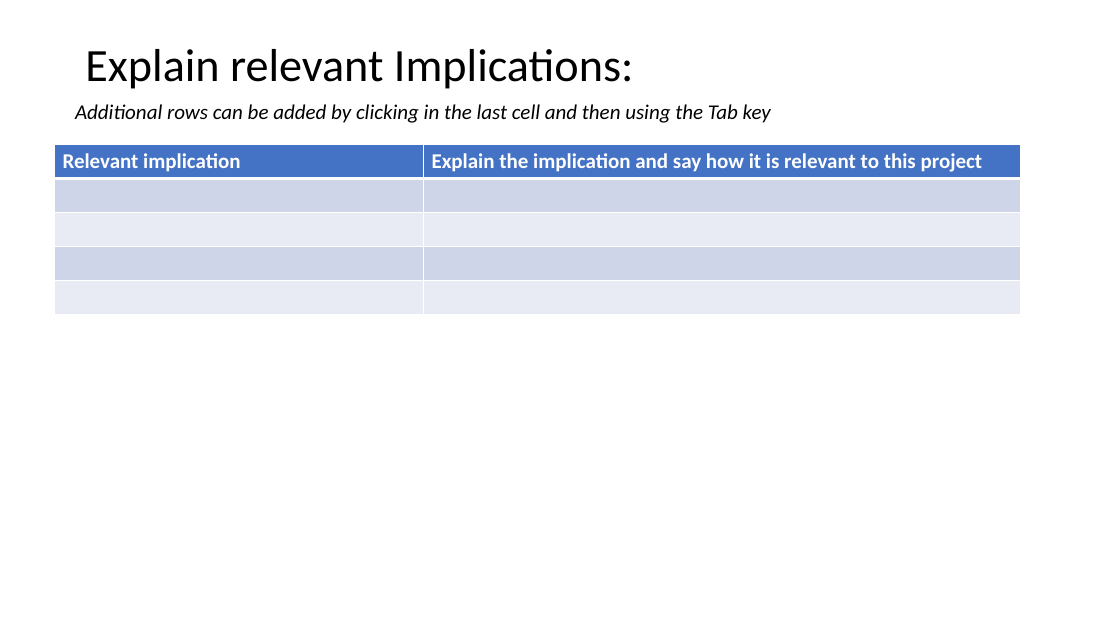
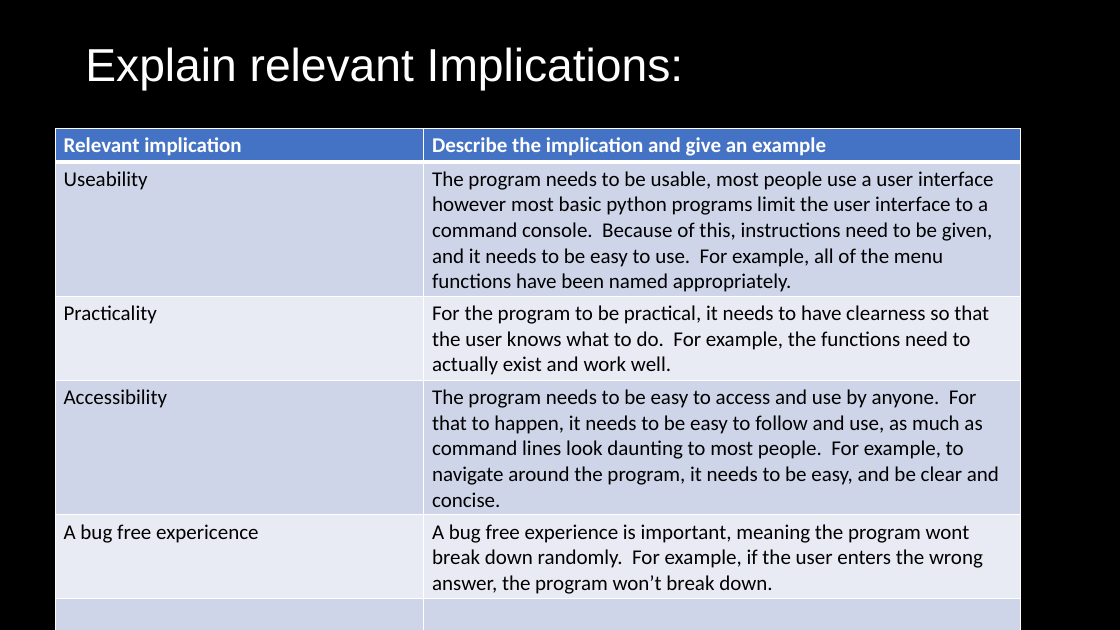
Before and after one commit to Joepapa101/2.7---2.8-Assessment, a slide deck: slide 3 of 2.7 and 2.8 Documentation Template.pptx. Drawn at 1120x630 pixels with LibreOffice and Linux fonts; fonts in the diff are those of the drawing. Boxes give left, top, right and bottom in pixels: in the first picture for what was removed or moved away, otherwise in the second. Text is boxed around its words. In the diff, an @@ line names an element or a change of style, - is before the commit and + after.

```diff
--- a/2.7 and 2.8 Documentation Template.pptx
+++ b/2.7 and 2.8 Documentation Template.pptx
@@ background #FFFFFF to #000000 @@
@@ title "Explain relevant Implications:" at (85, 47, 684, 91): font Calibri to Arial, text colour #000000 to #FFFFFF @@
@@ text removed at (75, 104, 771, 123) @@
-Additional rows can be added by clicking in the last cell and then using the Tab key
@@ table removed at (54, 145, 1020, 315), 5 rows, 2 columns @@
-Relevant implication | Explain the implication and say how it is relevant to this project
- | 
- | 
- | 
- | 
@@ table added at (55, 129, 1022, 630), 6 rows, 2 columns @@
+Relevant implication | Describe the implication and give an example
+Useability | The program needs to be usable, most people use a user interface however most basic python programs limit the user interface to a command console. Because of this, instructions need to be given, and it needs to be easy to use. For example, all of the menu functions have been named appropriately.
+Practicality | For the program to be practical, it needs to have clearness so that the user knows what to do. For example, the functions need to actually exist and work well.
+Accessibility | The program needs to be easy to access and use by anyone. For that to happen, it needs to be easy to follow and use, as much as command lines look daunting to most people. For example, to navigate around the program, it needs to be easy, and be clear and concise.
+A bug free expericence | A bug free experience is important, meaning the program wont break down randomly. For example, if the user enters the wrong answer, the program won’t break down.
+ | 
```
Also in this commit, not shown: 11 other slides changed, 2 other files.
